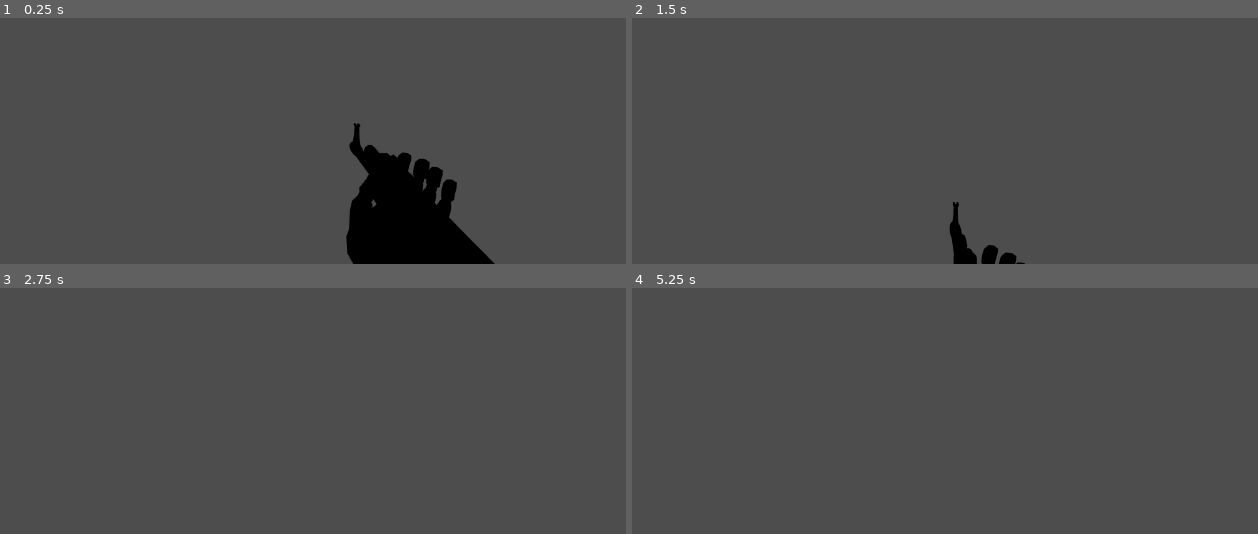
Above: before the commit, frames 1-4 (two rows, left to right).
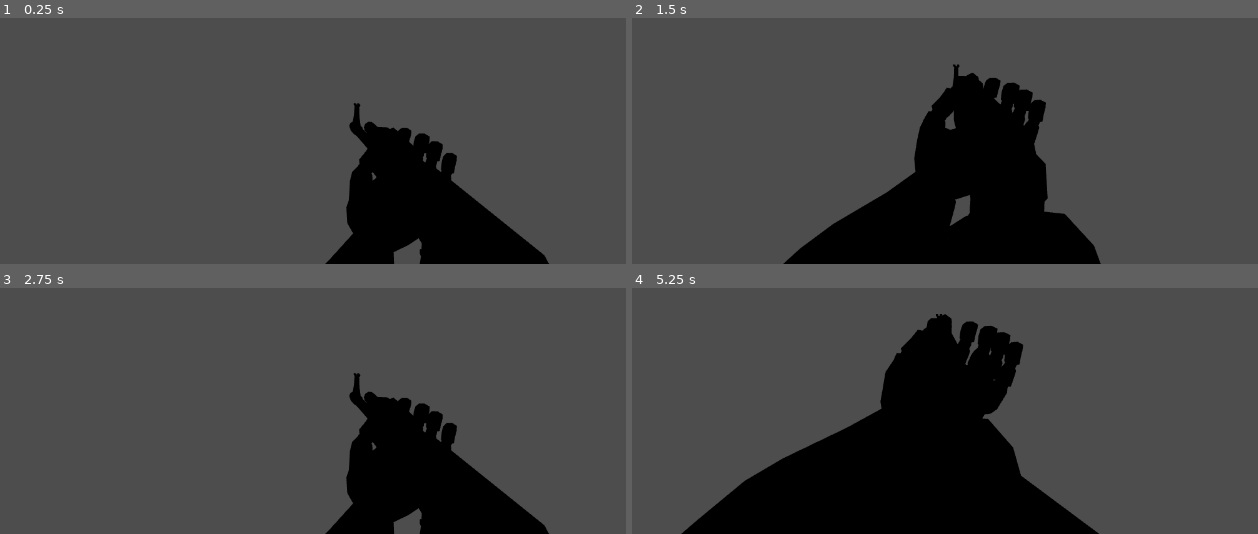
Above: after the commit, the same moments.

Repository: Yotonick/battlefield
Game: Godot game, scene res://player/player.tscn
The game is run twice, just before and just after one commit, with the same random seed, the same clock (stepped at 60 frames per second) and the same inputs. This scene is started directly instead of the project's main scene.
Inputs (mouse positions are in pixels of both pictures, inside the frame that each line leads up to):
- Up to frame 1 (0.25 s): no input
- Up to frame 2 (1.5 s): move the mouse to (982, 37) at 0.52 s; hold Right mouse button (aim) 0.53-1.28 s; hold W (move_forward) from 0.53 s (still down); tap Space (jump) at 0.77 s; move the mouse to (901, 40) at 1.27 s; right-click (901, 40) at 1.35 s
- Up to frame 3 (2.75 s): keep holding W (move_forward); tap Space (jump) at 1.52 s; move the mouse to (325, 300) at 2.02 s; hold C (crouch) from 2.03 s (still down); right-click (325, 300) at 2.3 s
- Up to frame 4 (5.25 s): keep holding W (move_forward); tap Enter at 2.75, 4.25 s; move the mouse to (926, 315) at 2.77 s; release C (crouch) at 2.78 s; click (926, 315) at 2.85 s; tap Space (jump) at 3.02, 3.5, 3.77, 4.52, 5 s; right-click (926, 315) at 3.05 s; move the mouse to (1001, 315) at 3.52 s; hold Tab (player_list) 3.53-4.28 s; right-click (1001, 315) at 3.8 s; move the mouse to (876, 302) at 4.27 s; tap Shift (sprint) at 4.35 s; right-click (876, 302) at 4.55 s; move the mouse to (951, 310) at 5.02 s; hold Right mouse button (aim) from 5.03 s (still down); tap 1 (weapon_primary) at 5.1 s

The runs differ from the first frame. In frame 1, 5.0% of the frame differs, in the area x 51-88%, y 34-100%; in frame 2, 19%; in frame 3, 11%; in frame 4, 28%, in the area x 7-75%, y 10-100%.

Commit message:
v0.2 шаг 2b, правки по отзыву: рывки рук, кисть на пистолете
- рывки и «улетание» ствола вбок: у камеры ствола была включена
  интерполяция физики (отставала от основной камеры) — выключена
  у камеры ствола, рук и модели ствола
- кисть на пистолете: плечи задаются для каждого ствола
  (WeaponData.shoulder_right/left), у пистолетов руки вытянуты,
  кисти прямее; ArmIK ограничивает сгиб запястья (80°, страховка)
- дробовик: правая кисть ниже (не закрывает мушку)
- tests: --test=feel (ходьба/поворот/полшага в прицеле, лог по кадрам),
  предпросмотр --spin

Co-Authored-By: Claude Opus 5.5 <noreply@anthropic.com>
Claude-Session: https://claude.ai/code/session_01DGGXxEPDas4gqTfDA4YteU

Diff:
--- a/player/arm_ik.gd
+++ b/player/arm_ik.gd
@@ -36,6 +36,9 @@
 const JOINT_SHARE: Array[float] = [0.8, 1.0, 0.7]
 ## От запястья до середины ладони вдоль кисти, м.
 const PALM_FROM_WRIST: float = 0.075
+## Наибольший угол между кистью и предплечьем, радианы — чтобы кисть
+## не «ломалась», даже если хват задан неудачно.
+const MAX_WRIST_BEND: float = deg_to_rad(80.0)
 ## От середины ладони (кость) до её поверхности, м.
 const PALM_THICKNESS: float = 0.022
 
@@ -129,8 +132,21 @@
 	var fore_pose := Transform3D(_aim(wrist - elbow, hinge), elbow)
 	skeleton.set_bone_global_pose(arm.fore, fore_pose)
 
-	var hand_pose := Transform3D(arm.target.basis.orthonormalized(), wrist)
+	var hand_basis_target: Basis = _limit_wrist(arm.target.basis.orthonormalized(), (wrist - elbow).normalized())
+	var hand_pose := Transform3D(hand_basis_target, wrist)
 	skeleton.set_bone_global_pose(arm.hand, hand_pose)
+
+
+## Поворачивает кисть к линии предплечья, если угол между ними больше MAX_WRIST_BEND.
+static func _limit_wrist(hand: Basis, forearm_dir: Vector3) -> Basis:
+	var along: Vector3 = hand.y.normalized()
+	var angle: float = along.angle_to(forearm_dir)
+	if angle <= MAX_WRIST_BEND:
+		return hand
+	var axis: Vector3 = along.cross(forearm_dir)
+	if axis.length() < 0.0001:
+		return hand
+	return Basis(axis.normalized(), angle - MAX_WRIST_BEND) * hand
 
 
 ## Базис кости: Y — вдоль кости, X — ось сгиба локтя.
--- a/player/first_person_arms.gd
+++ b/player/first_person_arms.gd
@@ -12,11 +12,9 @@
 ## Кости, чьи вершины остаются в меше.
 const ARM_BONE_PREFIXES: Array[String] = ["DEF-upper_arm.", "DEF-forearm.", "DEF-hand.",
 		"DEF-f_", "DEF-thumb."]
-## Плечи в координатах ствола (x вправо, y вверх, −z к дулу; 0 — линия прицела
-## на rear_offset от заднего края): руки двигаются вместе со стволом, а плечи
-## всегда ниже и позади поля зрения — в прицеле рука не закрывает экран.
-const SHOULDER_RIGHT := Vector3(0.11, -0.3, 0.42)
-const SHOULDER_LEFT := Vector3(-0.27, -0.24, 0.17)
+## Плечи задаются в координатах ствола (WeaponData.shoulder_right/left):
+## руки двигаются вместе со стволом, а плечи всегда ниже и позади поля
+## зрения — в прицеле рука не закрывает экран.
 ## Куда смотрят локти (координаты камеры).
 const POLE_RIGHT := Vector3(1.0, -0.7, 0.2)
 const POLE_LEFT := Vector3(-0.8, -1.0, 0.1)
@@ -31,6 +29,7 @@
 
 func _init() -> void:
 	name = "Arms"
+	physics_interpolation_mode = Node.PHYSICS_INTERPOLATION_MODE_OFF
 	var model: Node3D = MANNEQUIN.instantiate() as Node3D
 	add_child(model)
 	# Манекен смотрит в +Z, а камера — в −Z.
@@ -74,8 +73,8 @@
 			Vector3.LEFT)
 	_place_hand(ik.left, true, to_skeleton, gun_xform, data.grip_left, data.grip_left_fingers,
 			data.grip_left_palm)
-	ik.right.shoulder = to_skeleton * (gun_xform * SHOULDER_RIGHT)
-	ik.left.shoulder = to_skeleton * (gun_xform * SHOULDER_LEFT)
+	ik.right.shoulder = to_skeleton * (gun_xform * data.shoulder_right)
+	ik.left.shoulder = to_skeleton * (gun_xform * data.shoulder_left)
 	ik.right.pole = (to_skeleton.basis * (camera_basis * POLE_RIGHT)).normalized()
 	ik.left.pole = (to_skeleton.basis * (camera_basis * POLE_LEFT)).normalized()
 	skeleton.advance(delta)
--- a/player/viewmodel_layer.gd
+++ b/player/viewmodel_layer.gd
@@ -43,6 +43,9 @@
 	container.add_child(_viewport)
 
 	camera = Camera3D.new()
+	# Положение камеры ставится каждый кадр отрисовки — интерполяция физики
+	# здесь только мешает (камера отставала бы от основной и «догоняла»).
+	camera.physics_interpolation_mode = Node.PHYSICS_INTERPOLATION_MODE_OFF
 	camera.cull_mask = VISUAL_LAYER
 	camera.near = 0.01
 	camera.far = 10.0
--- a/project.godot
+++ b/project.godot
@@ -12,7 +12,7 @@
 
 config/name="Battlefield"
 config/description="Low-poly военный FPS для компании друзей (LAN через Radmin VPN)."
-config/version="0.2.0-dev.3"
+config/version="0.2.0-dev.4"
 run/main_scene="res://ui/main_menu/main_menu.tscn"
 config/features=PackedStringArray("4.7", "Forward Plus")
 config/icon="res://icon.svg"
--- a/tests/combat_test.gd
+++ b/tests/combat_test.gd
@@ -75,6 +75,9 @@
 		return
 	if mode == "ui":
 		_ui_tick()
+		return
+	if mode == "feel":
+		_feel_physics()
 		return
 	if mode == "guns" and _me != null:
 		_guns_tick(delta)
@@ -498,6 +501,90 @@
 		_me.weapon._select_slot(0, false)
 
 
+# --- Ощущения (--test=feel) ------------------------------------------------
+# Ходьба, повороты камеры, полшага вбок в прицеле. Каждый кадр отрисовки
+# пишет: смещение ствола от камеры, где кисть относительно точки хвата,
+# и расхождение камеры ствола с основной. Всё это должно быть ровным.
+
+var _feel_stage: int = 0
+var _feel_t: float = 0.0
+var _feel_log: Dictionary[String, Array] = {}
+
+
+func _feel_physics() -> void:
+	if _me == null:
+		_me = _match.get_local_player()
+		if _me != null:
+			_me.debug_input = _input
+		return
+
+
+func _process(delta: float) -> void:
+	if mode != "feel" or _me == null or _done:
+		return
+	_feel_t += delta
+	var stages: Array[String] = ["стоим", "ходьба", "поворот", "прицел", "полшага_в_прицеле", "после"]
+	var lengths: Array[float] = [1.0, 2.0, 2.0, 1.0, 0.25, 1.5]
+	if _feel_t > lengths[_feel_stage]:
+		_feel_t = 0.0
+		_feel_stage += 1
+		if _feel_stage >= stages.size():
+			for key: String in _feel_log:
+				var values: Array = _feel_log[key]
+				var lo: float = 1e9
+				var hi: float = -1e9
+				for v: float in values:
+					lo = minf(lo, v)
+					hi = maxf(hi, v)
+				print("[feel] %s: кадров %d, мин %.4f, макс %.4f, размах %.4f" % [key, values.size(), lo, hi, hi - lo])
+			_finish("ощущения")
+			return
+	var stage: String = stages[_feel_stage]
+	_input.move = Vector2.ZERO
+	_input.aim_held = _feel_stage >= 3
+	match stage:
+		"ходьба":
+			_input.move = Vector2(0, -1)
+		"поворот":
+			var look: Vector2 = Vector2(_me.net_yaw + 2.5 * delta, 0.0)
+			_me.set_look(look.x, 0.0)
+		"полшага_в_прицеле":
+			_input.move = Vector2(1, 0)
+	var weapon: WeaponController = _me.weapon
+	var gun: GunView = weapon.get(&"_viewmodel") as GunView
+	var arms: FirstPersonArms = weapon.get(&"_arms") as FirstPersonArms
+	var camera: Camera3D = _me.get_node(^"Camera3D") as Camera3D
+	if gun == null or arms == null:
+		return
+	_feel_add(stage + ": ствол x", gun.position.x)
+	var layer: ViewmodelLayer = _me.get(&"_viewmodel_layer") as ViewmodelLayer
+	_feel_add(stage + ": камеры расходятся, м", layer.camera.global_position.distance_to(camera.global_position))
+	_feel_current = stage
+	if not arms.ik.modification_processed.is_connected(_feel_on_ik):
+		arms.ik.modification_processed.connect(_feel_on_ik.bind(arms, weapon))
+
+
+var _feel_current: String = ""
+
+
+## Позы после IK видны только в этом сигнале (потом скелет их сбрасывает).
+func _feel_on_ik(arms: FirstPersonArms, weapon: WeaponController) -> void:
+	var gun: GunView = weapon.get(&"_viewmodel") as GunView
+	if gun == null or _feel_current == "":
+		return
+	var k: Skeleton3D = arms.skeleton
+	var palm: Transform3D = k.global_transform * k.get_bone_global_pose(k.find_bone("DEF-hand.R"))
+	var in_gun: Vector3 = gun.global_transform.affine_inverse() * palm.origin
+	_feel_add(_feel_current + ": запястье в коорд. ствола x", in_gun.x)
+	_feel_add(_feel_current + ": запястье в коорд. ствола z", in_gun.z)
+
+
+func _feel_add(key: String, value: float) -> void:
+	if not _feel_log.has(key):
+		_feel_log[key] = []
+	_feel_log[key].append(value)
+
+
 # --- Карта «Городок» -----------------------------------------------------
 
 var _town_stage: int = 0
--- a/tests/viewmodel_preview.gd
+++ b/tests/viewmodel_preview.gd
@@ -114,6 +114,9 @@
 
 
 func _process(delta: float) -> bool:
+	if OS.get_cmdline_user_args().has("--spin"):
+		# Быстрый поворот камеры каждый кадр: руки не должны отставать от ствола.
+		_camera.rotation.y += 0.15
 	if _arms != null and _curl_override >= 0.0:
 		_arms.ik.right.curl = _curl_override
 		_arms.ik.left.curl = _curl_override
--- a/weapons/data/pistol_m1911.tres
+++ b/weapons/data/pistol_m1911.tres
@@ -35,7 +35,10 @@
 view_hip = Vector3(0.12, -0.11, -0.36)
 view_ads = Vector3(0, 0, -0.45)
 model = ExtResource("2_model")
-grip_right = Vector3(0, -0.08, -0.035)
-grip_left = Vector3(-0.03, -0.085, -0.03)
-grip_left_fingers = Vector3(0.3, -0.6, -0.7)
+grip_right = Vector3(0, -0.095, -0.035)
+grip_left = Vector3(-0.03, -0.1, -0.03)
+grip_left_fingers = Vector3(0.35, -0.3, -0.9)
 grip_left_palm = Vector3(1, 0, 0)
+grip_right_fingers = Vector3(0, -0.3, -0.95)
+shoulder_right = Vector3(0.13, -0.2, 0.45)
+shoulder_left = Vector3(-0.2, -0.2, 0.42)
--- a/weapons/data/pistol_m1911_tactical.tres
+++ b/weapons/data/pistol_m1911_tactical.tres
@@ -35,7 +35,10 @@
 view_hip = Vector3(0.12, -0.11, -0.36)
 view_ads = Vector3(0, 0, -0.45)
 model = ExtResource("2_model")
-grip_right = Vector3(0, -0.08, -0.035)
-grip_left = Vector3(-0.03, -0.085, -0.03)
-grip_left_fingers = Vector3(0.3, -0.6, -0.7)
+grip_right = Vector3(0, -0.095, -0.035)
+grip_left = Vector3(-0.03, -0.1, -0.03)
+grip_left_fingers = Vector3(0.35, -0.3, -0.9)
 grip_left_palm = Vector3(1, 0, 0)
+grip_right_fingers = Vector3(0, -0.3, -0.95)
+shoulder_right = Vector3(0.13, -0.2, 0.45)
+shoulder_left = Vector3(-0.2, -0.2, 0.42)
--- a/weapons/data/shotgun_pump.tres
+++ b/weapons/data/shotgun_pump.tres
@@ -35,6 +35,7 @@
 ads_time = 0.2
 draw_time = 0.5
 model = ExtResource("2_model")
-grip_right = Vector3(0, -0.08, -0.05)
+grip_right = Vector3(0, -0.105, -0.02)
+grip_right_fingers = Vector3(0, -0.8, -0.6)
 grip_left = Vector3(0, -0.085, -0.47)
 view_ads = Vector3(0, 0, -0.42)
--- a/weapons/gun_view.gd
+++ b/weapons/gun_view.gd
@@ -18,6 +18,7 @@
 func _init(data: WeaponData) -> void:
 	weapon = data
 	name = "Gun"
+	physics_interpolation_mode = Node.PHYSICS_INTERPOLATION_MODE_OFF
 	_model = data.model.instantiate() as Node3D
 	add_child(_model)
 	_fit_model()
--- a/weapons/weapon_data.gd
+++ b/weapons/weapon_data.gd
@@ -129,6 +129,9 @@
 ## Левая кисть: направление пальцев и куда смотрит ладонь.
 @export var grip_left_fingers: Vector3 = Vector3(0.55, 0.15, -0.8)
 @export var grip_left_palm: Vector3 = Vector3(0.2, 1.0, 0.0)
+## Плечи рук от первого лица в координатах ствола (ниже и позади поля зрения).
+@export var shoulder_right: Vector3 = Vector3(0.11, -0.3, 0.42)
+@export var shoulder_left: Vector3 = Vector3(-0.27, -0.24, 0.17)
 
 
 func get_damage(distance: float, headshot: bool) -> float:
